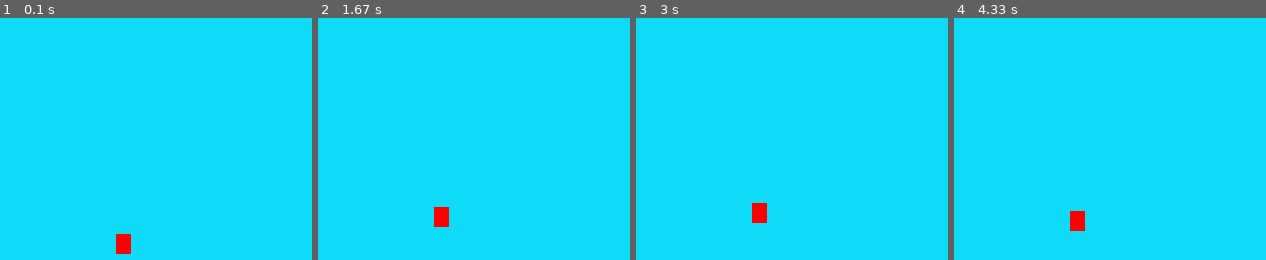
Above: before the commit, frames 1-4 (left to right).
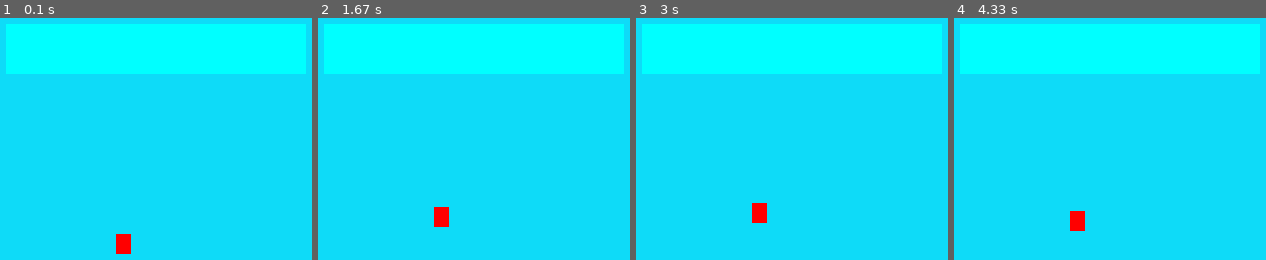
Above: after the commit, the same moments.

Repository: petesiharath/platformer_pygame
Game: pygame game, started from game.py
Two runs of this game, one before a commit and one after it. Both use one fixed random seed, a clock stepped at 60 frames per second and the inputs below.
Inputs:
- Up to frame 1 (0.1 s): no input
- Up to frame 2 (1.67 s): hold W 0.33-0.8 s; hold S 0.83-1.13 s; hold W 1.17-1.53 s; hold S from 1.57 s (still down)
- Up to frame 3 (3 s): release S at 1.93 s; hold W 1.97-2.27 s; hold S 2.3-2.6 s; hold W from 2.63 s (still down)
- Up to frame 4 (4.33 s): release W at 3 s; hold S 3.03-3.4 s; hold W 3.43-3.73 s; hold S 3.77-4.07 s; hold W from 4.1 s (still down)

The runs differ from the first frame. In frame 1, 20% of the frame differs, in the area x 1-99%, y 2-24%; in frame 2, 20%; in frame 3, 20%; in frame 4, 20%.

Commit message:
collision testing

Diff:
--- a/game.py
+++ b/game.py
@@ -14,10 +14,19 @@
         self.playerImagePosition = [160, 260]
         self.playerMovement = [0, 0]
 
+        self.collisionArea = pygame.Rect(50, 50, 300, 50)
+
     def run(self):
         while True:
 
             self.screen.fill((14, 219, 248))
+
+            img_r = pygame.Rect(self.playerImagePosition[0], self.playerImagePosition[1], self.playerImage.get_width(), self.playerImage.get_height())
+
+            if img_r.colliderect(self.collisionArea):
+                pygame.draw.rect(self.screen, (0, 100, 255), self.collisionArea)
+            else:
+                pygame.draw.rect(self.screen, (0, 255, 255), self.collisionArea)
 
             self.playerImagePosition[1] += self.playerMovement[1] - self.playerMovement[0]
             self.screen.blit(self.playerImage, self.playerImagePosition)
